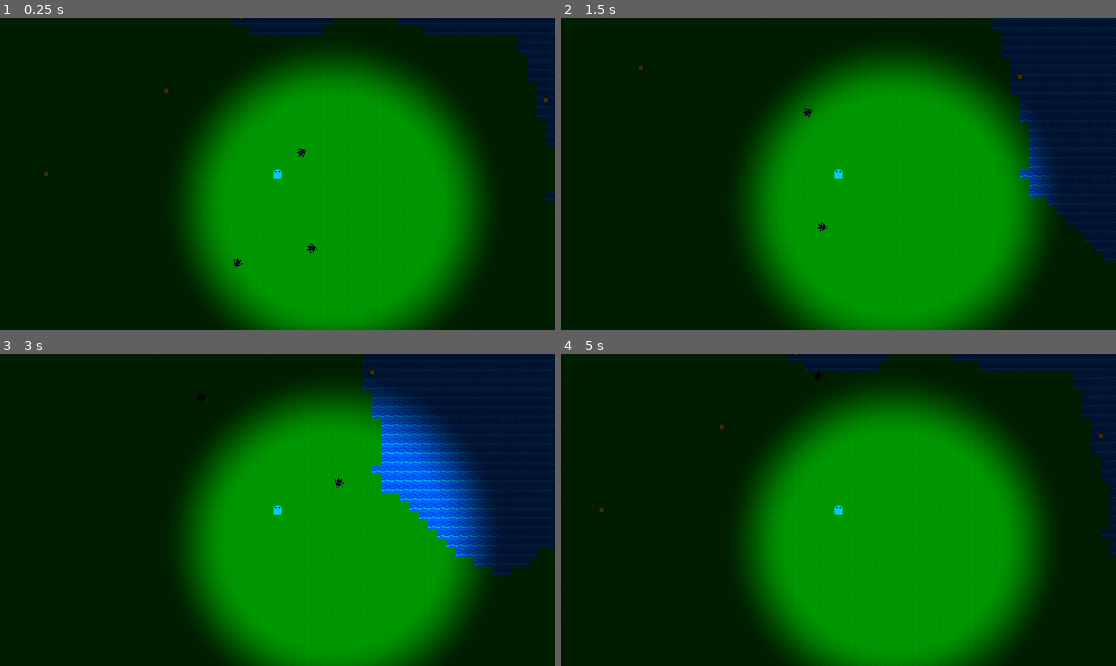
Above: before the commit, frames 1-4 (two rows, left to right).
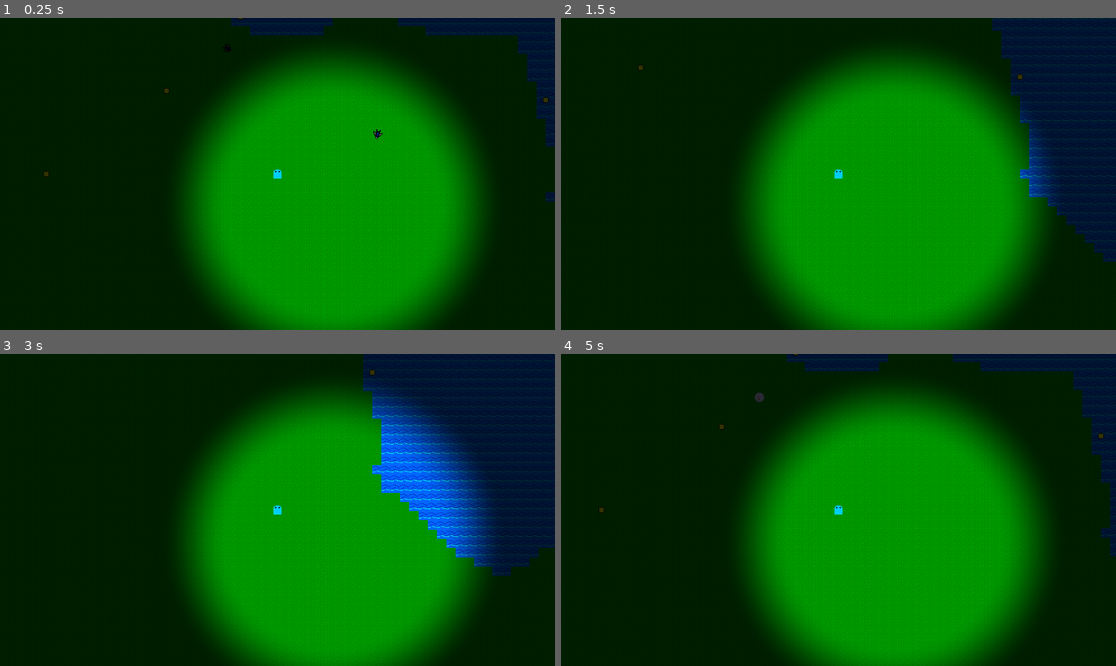
Above: after the commit, the same moments.

Repository: Kyhel/lost-in-pixels
Game: Godot game, scene res://scenes/game.tscn
Same seed, same stepped clock (60 frames per second), same inputs: the game is played once before the commit and once after it.
Inputs:
- Up to frame 1 (0.25 s): no input
- Up to frame 2 (1.5 s): hold Right (ui_right) 0.53-1.28 s; hold F (attack) 0.53-1.28 s; hold Down (ui_down) from 1.28 s (still down); tap F (attack) at 1.35 s
- Up to frame 3 (3 s): release Down (ui_down) at 2.03 s; hold Right (ui_right) 2.03-2.78 s; hold F (attack) 2.03-2.78 s; hold Up (ui_up) from 2.78 s (still down); tap F (attack) at 2.85 s
- Up to frame 4 (5 s): release Up (ui_up) at 3.53 s; hold F (attack) 3.53-4.28 s; hold Left (ui_left) from 3.53 s (still down); tap F (attack) at 4.35 s

The runs differ from the first frame. In frame 1, 0.1% of the frame differs, in the area x 40-69%, y 8-80%; in frame 2, less than 0.1%; in frame 3, less than 0.1%; in frame 4, less than 0.1%.

Commit message:
Added wandering fluffy balls

Diff:
--- /dev/null
+++ b/entities/big_wandering.tres
@@ -0,0 +1,11 @@
+[gd_resource type="Resource" script_class="CreatureData" format=3]
+
+[ext_resource type="Script" path="res://entities/creature_data.gd" id="1_script"]
+[ext_resource type="Texture2D" path="res://assets/Monster_1.png" id="2_texture"]
+[ext_resource type="PackedScene" path="res://entities/wandering_bt.tscn" id="3_behavior_tree"]
+
+[resource]
+script = ExtResource("1_script")
+display_name = "Big Wandering"
+sprite = ExtResource("2_texture")
+behavior_tree = ExtResource("3_behavior_tree")
--- /dev/null
+++ b/entities/wandering_bt.tscn
@@ -0,0 +1,10 @@
+[gd_scene load_steps=3 format=3]
+
+[ext_resource type="Script" path="res://entities/behavior_tree.gd" id="1_script"]
+[ext_resource type="Script" path="res://entities/wandering_behavior.gd" id="2_wandering"]
+
+[node name="WanderingBT" type="Node"]
+script = ExtResource("1_script")
+
+[node name="WanderingBehavior" type="Node" parent="."]
+script = ExtResource("2_wandering")
--- a/systems/entities_manager.gd
+++ b/systems/entities_manager.gd
@@ -4,6 +4,7 @@
 
 var creature_scene = preload("res://entities/creature.tscn")
 var wandering_bird_data: CreatureData = preload("res://entities/wandering_bird.tres") as CreatureData
+var big_wandering_data: CreatureData = preload("res://entities/big_wandering.tres") as CreatureData
 
 func on_chunk_unloaded(chunk: Vector2i):
 
@@ -30,7 +31,7 @@
 
 	for i in range(entity_count):
 		var creature = creature_scene.instantiate()
-		creature.creature_data = wandering_bird_data
+		creature.creature_data = wandering_bird_data if rng.randf() < 0.5 else big_wandering_data
 
 		var local_x = rng.randi_range(0, ChunkManager.CHUNK_SIZE - 1)
 		var local_y = rng.randi_range(0, ChunkManager.CHUNK_SIZE - 1)
